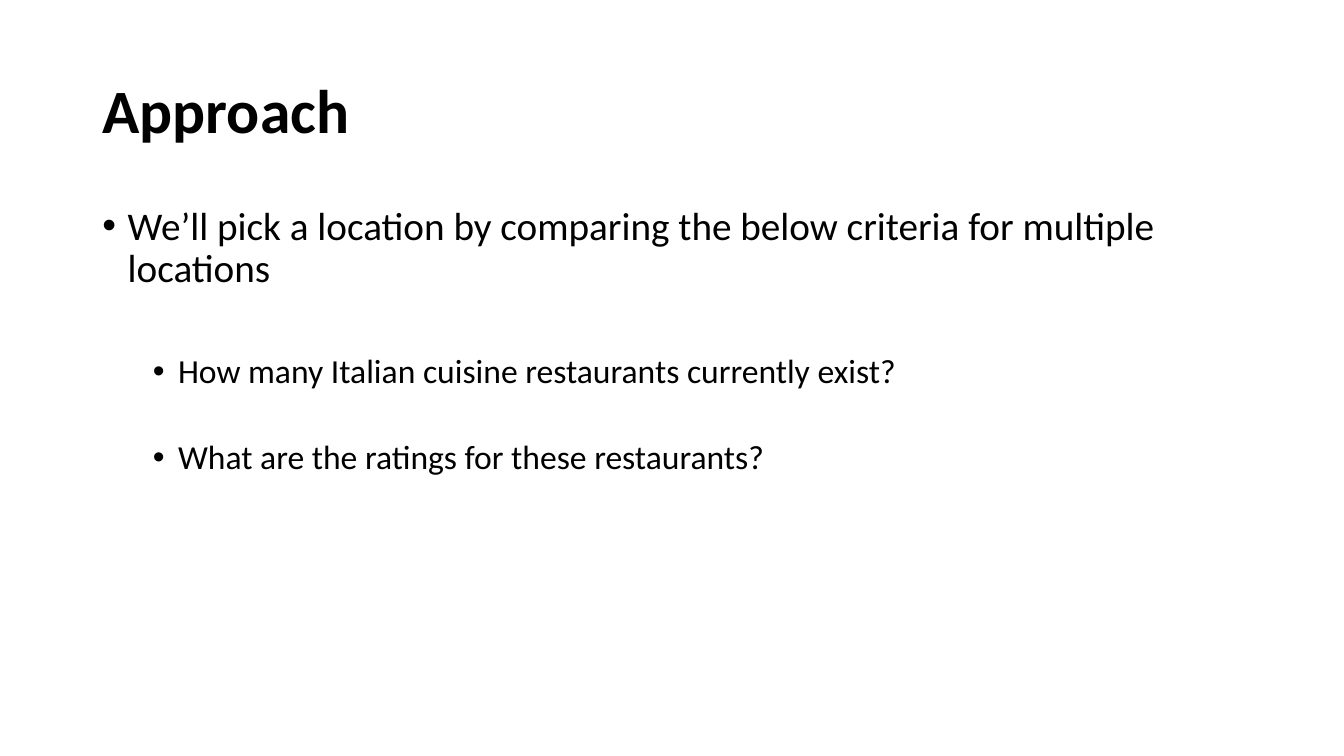
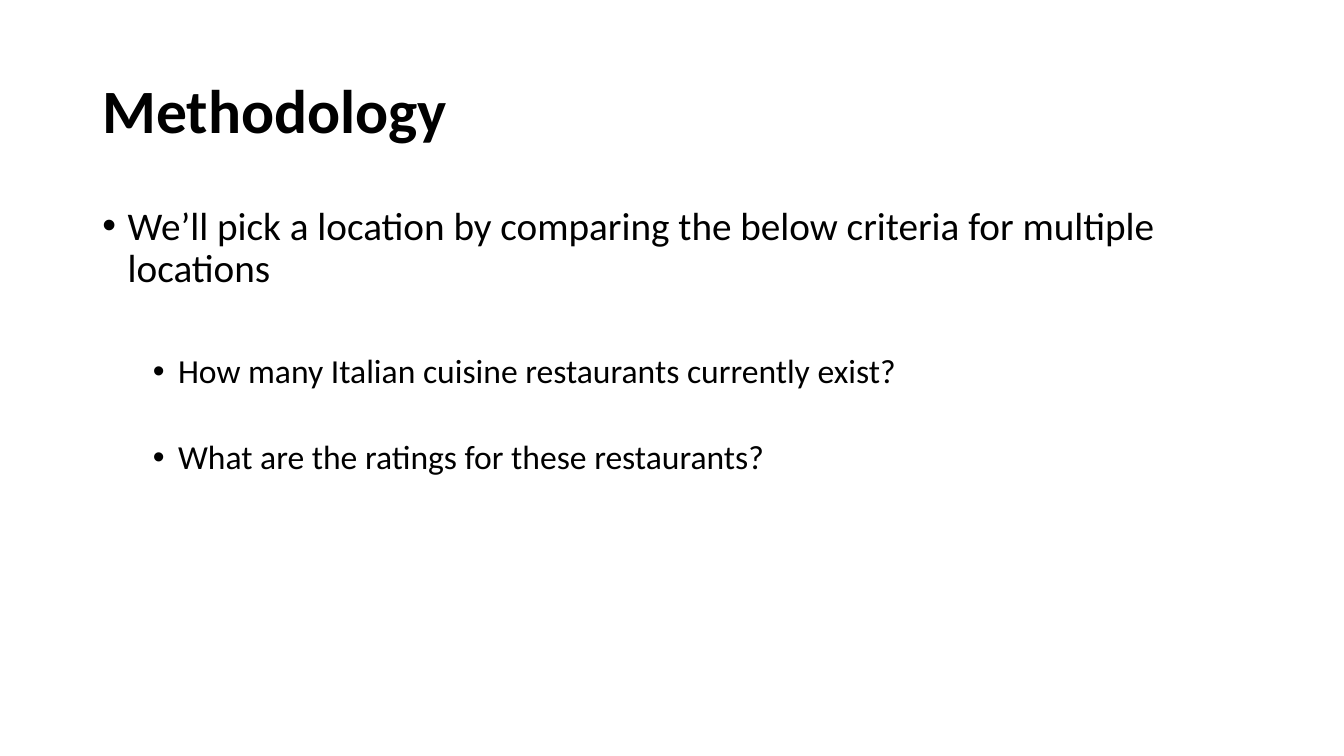
Before and after one commit to sriram-77/Coursera_Capstone, a slide deck: slide 4 of Project - Capstone.pptx (slide 3 before the commit). Drawn at 1344x756 pixels with LibreOffice and Linux fonts; fonts in the diff are those of the drawing. Boxes give left, top, right and bottom in pixels: in the first picture for what was removed or moved away, otherwise in the second. Text is boxed around its words. In the diff, an @@ line names an element or a change of style, - is before the commit and + after.

```diff
--- a/Project - Capstone.pptx
+++ b/Project - Capstone.pptx
@@ title at [102,89,446,144]: text changed @@
-Approach
+Methodology
```
Also in this commit, not shown: 1 other slide changed, 4 slides added.
